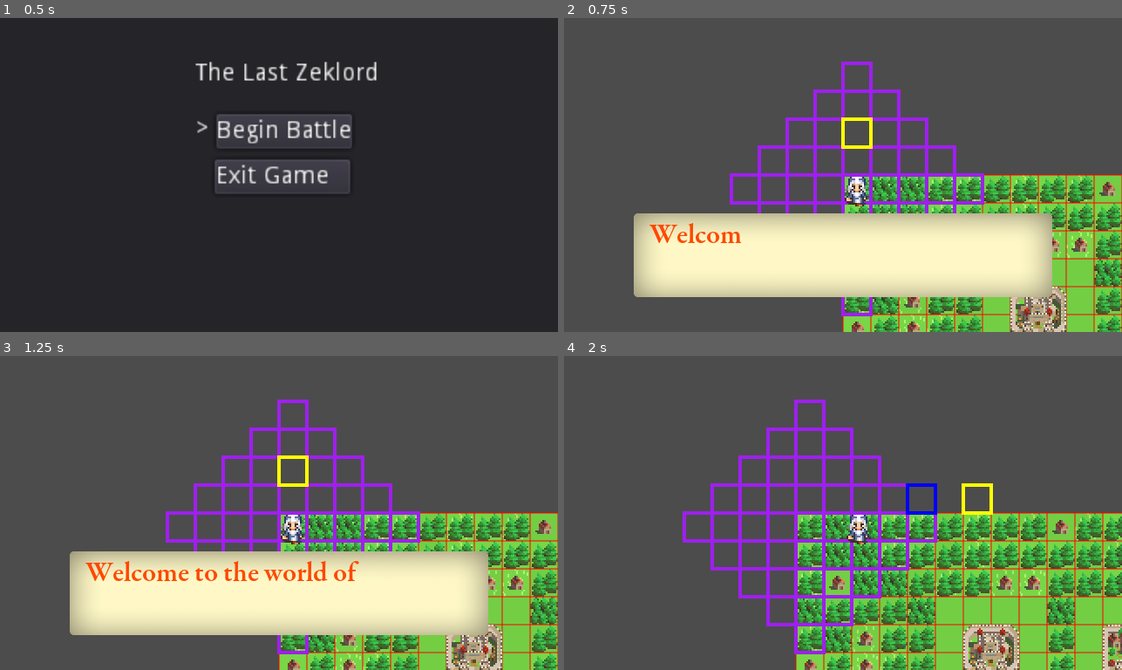
Above: before the commit, frames 1-4 (two rows, left to right).
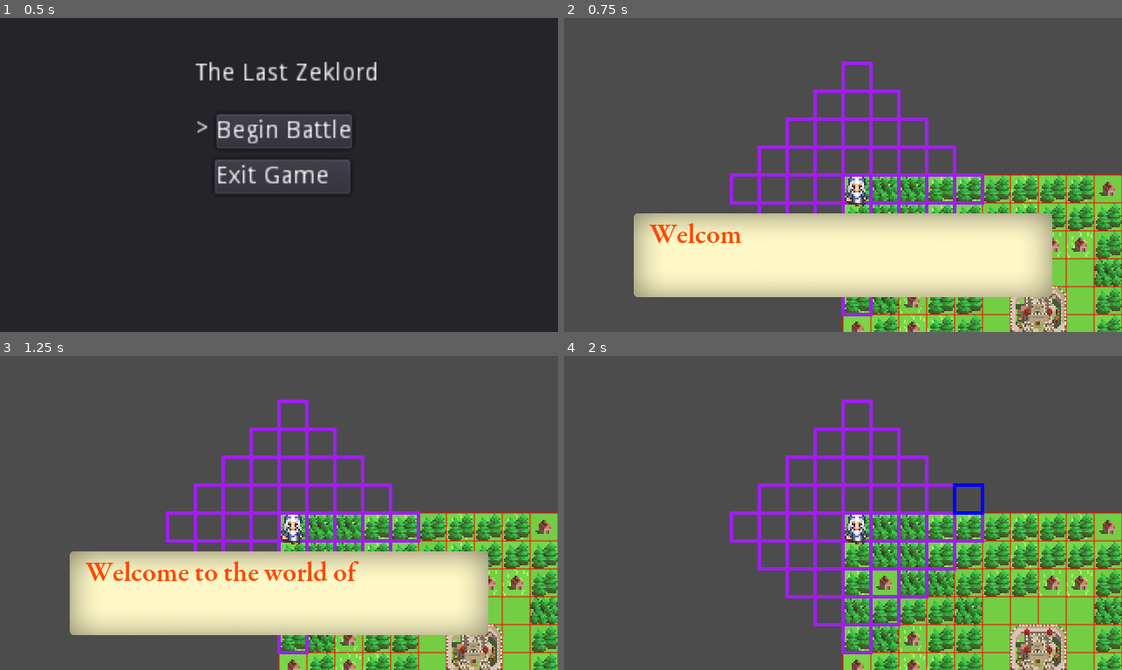
Above: after the commit, the same moments.

Repository: SaranSundar/GodotPracticeDemo
Game: Godot game, scene res://scenes/main/main.tscn
Two runs of this game, one before a commit and one after it. Both use one fixed random seed, a clock stepped at 60 frames per second and the inputs below.
Inputs (mouse positions are in pixels of both pictures, inside the frame that each line leads up to):
- Up to frame 1 (0.5 s): no input
- Up to frame 2 (0.75 s): click "Begin Battle" at 0.5 s
- Up to frame 3 (1.25 s): no input
- Up to frame 4 (2 s): tap Enter (ui_accept) at 1.25, 1.52 s; move the mouse to (965, 497) at 1.27 s; hold Right (ui_right) from 1.28 s (still down); click (965, 497) at 1.42 s

Frame 1 is identical in both runs. In frame 2, 0.2% of the frame differs, in the area x 49-56%, y 31-42%; in frame 3, 0.2%; in frame 4, 27%, in the area x 21-100%, y 13-100%.

Commit message:
Can draw lines between start and destination cell

Diff:
--- a/interfaces/grid_lines/grid_lines.gd
+++ b/interfaces/grid_lines/grid_lines.gd
@@ -12,10 +12,6 @@
 func _ready():
 	set_name("GridLines")
 	set_z_index(common.grid_lines_z_index)
-
-func update_bfs(bfs: Dictionary):
-	self.bfs = bfs
-
 
 func draw_cell_outline(cell, color) -> void:
 	# On null cell, don't draw anything
--- a/interfaces/grid_lines/grid_lines_hover.gd
+++ b/interfaces/grid_lines/grid_lines_hover.gd
@@ -4,8 +4,10 @@
 
 var cursor_cell_selection = null
 var cursor_hover_cell_selection = null
+var bfs: Dictionary = {}
+var tile_map: TileMap = null
+var cursor_path: Array = []
 
-var tile_map: TileMap = null
 
 func _ready():
 	set_name("GridLinesHover")
@@ -16,22 +18,77 @@
 	cursor_move_received()
 	update()
 
+func reflect_vector(vector: Vector2):
+	return Vector2(vector.y, vector.x)
+
 # We don't use the value emitted by cursor, we get the offseted global mouse position value
+func get_mouse_pos_as_tile_coords():
+	# This returns coordinates as x,y.
+	var coords: Vector2 = tile_map.world_to_map(get_global_mouse_position())
+	# Convert x,y to row, col
+	coords = reflect_vector(coords)
+	return coords
+
+# Mouse hover called every frame
 func cursor_move_received():
-	# Cell position needs to be offset by camera position, camera position is x,y, cell is row,col
-	cursor_hover_cell_selection = tile_map.world_to_map(get_global_mouse_position())
-	var temp = cursor_hover_cell_selection.x
-	cursor_hover_cell_selection.x = cursor_hover_cell_selection.y
-	cursor_hover_cell_selection.y = temp
+	cursor_hover_cell_selection = get_mouse_pos_as_tile_coords()
 
 func cursor_click_received(_value):
-	# Gets the row, col
-	# Cell position needs to be offset by camera position, camera position is x,y, cell is row,col
-	cursor_cell_selection = tile_map.world_to_map(get_global_mouse_position())
-	var temp = cursor_cell_selection.x
-	cursor_cell_selection.x = cursor_cell_selection.y
-	cursor_cell_selection.y = temp
+	cursor_cell_selection = get_mouse_pos_as_tile_coords()
+	get_cursor_drawing_path()
 
+func get_cursor_drawing_path():
+	var path = []
+	var end = cursor_cell_selection
+	while end in bfs:
+		path.append((reflect_vector(end) * common.tile_size) + Vector2.ONE * common.tile_size / 2)
+		end = bfs[end].prev_grid_node
+		if end != null:
+			end = end.position
+
+	cursor_path = path
+
+func array_to_curve(input : Array, dist : float) -> Curve2D:
+	#dist determines length of controls, set dist = 0 for no smoothing
+	var curve = Curve2D.new()
+
+	#calculate first point
+	var start_dir = input[0].direction_to(input[1])
+	curve.add_point(input[0], - start_dir * dist, start_dir * dist)
+
+	#calculate middle points
+	for i in range(1, input.size() - 1):
+		var dir = input[i-1].direction_to(input[i+1])
+		curve.add_point(input[i], -dir * dist, dir * dist)
+
+	#calculate last point
+	var end_dir = input[-1].direction_to(input[-2])
+	curve.add_point(input[-1], - end_dir * dist, end_dir * dist)
+
+	return curve
+
+func array_to_line(input : Array, dist : float) -> Line2D:
+	#dist determines length of controls, set dist = 0 for no smoothing
+	var curve = Line2D.new()
+
+	#calculate first point
+	var start_dir = input[0].direction_to(input[1])
+	curve.add_point(input[0])
+
+	#calculate middle points
+	for i in range(1, input.size() - 1):
+		var dir = input[i-1].direction_to(input[i+1])
+		curve.add_point(input[i])
+
+	#calculate last point
+	var end_dir = input[-1].direction_to(input[-2])
+	curve.add_point(input[-1])
+
+	return curve
+
+func draw_path():
+	if cursor_path:
+		draw_polyline(array_to_line(cursor_path, 0).points, Color.black, 2.0)
 
 func draw_cell_outline(cell, color) -> void:
 	# On null cell, don't draw anything
@@ -46,3 +103,4 @@
 	# Will draw seperate color for cursor movement vs cursor click
 	draw_cell_outline(cursor_hover_cell_selection, Color.yellow)
 	draw_cell_outline(cursor_cell_selection, Color.blue)
+	draw_path()
--- a/resources/tiles/tile_set_medieval.tres
+++ b/resources/tiles/tile_set_medieval.tres
@@ -49,7 +49,7 @@
 0/shape_one_way = false
 0/shape_one_way_margin = 0.0
 0/shapes = [  ]
-0/z_index = 0
+0/z_index = 10
 1/name = "small_castle"
 1/texture = ExtResource( 1 )
 1/tex_offset = Vector2( 0, 0 )
@@ -97,7 +97,7 @@
 "shape": SubResource( 4 ),
 "shape_transform": Transform2D( 1, 0, 0, 1, 0, 0 )
 } ]
-1/z_index = 0
+1/z_index = 270
 2/name = "large_castle"
 2/texture = ExtResource( 1 )
 2/tex_offset = Vector2( 0, 0 )
@@ -145,4 +145,4 @@
 "shape": SubResource( 8 ),
 "shape_transform": Transform2D( 1, 0, 0, 1, 0, 0 )
 } ]
-2/z_index = 0
+2/z_index = 270
--- a/scenes/in_battle/in_battle.gd
+++ b/scenes/in_battle/in_battle.gd
@@ -32,10 +32,11 @@
 	# To the camera the starting position is (0,0)
 	#TODO: Maybe wont work if foreground map is missing some tiles if nothings on top of background
 	# var mousePosition = custom_tile_map.background_map.world_to_map(get_global_mouse_position())
-	grid_lines.process_update(delta)
-	grid_lines_hover.process_update(delta)
-	player.process_update(delta)
-	camera.process_update(delta)
+	# grid_lines.process_update(delta)
+	# grid_lines_hover.process_update(delta)
+	# player.process_update(delta)
+	# camera.process_update(delta)
+	pass
 
 func start_animation(points):
 #	# Need to generate points on curve from current position to new position
--- a/states/in_battle_state/in_movement_phase_state.gd
+++ b/states/in_battle_state/in_movement_phase_state.gd
@@ -9,6 +9,10 @@
 var movement_range: int = 4
 var tile_map_grid: Array
 
+# When this state starts a player is selected for movement,
+# so it should show the bfs of available movement tiles
+# Then as you use cursor over tile it should show path
+
 func _ready():
 	set_name("InMovementPhaseState")
 	grid_utils = GridUtils.new()
@@ -16,7 +20,8 @@
 	# This state is called for each player controlled character
 	tile_map_grid = in_battle_scene.grid_lines.current_level
 	var bfs = grid_utils.search_for_tiles(starting_cell, movement_range)
-	in_battle_scene.grid_lines.update_bfs(bfs)
+	in_battle_scene.grid_lines.bfs = bfs
+	in_battle_scene.grid_lines_hover.bfs = bfs
 	move_player()
 
 
@@ -28,4 +33,8 @@
 
 # Virtual function. Corresponds to the `_process()` callback.
 func process_update(delta: float) -> void:
-	in_battle_scene.animate_movement(delta)
+	# in_battle_scene.animate_movement(delta)
+	in_battle_scene.grid_lines.process_update(delta)
+	in_battle_scene.grid_lines_hover.process_update(delta)
+	in_battle_scene.player.process_update(delta)
+	in_battle_scene.camera.process_update(delta)
